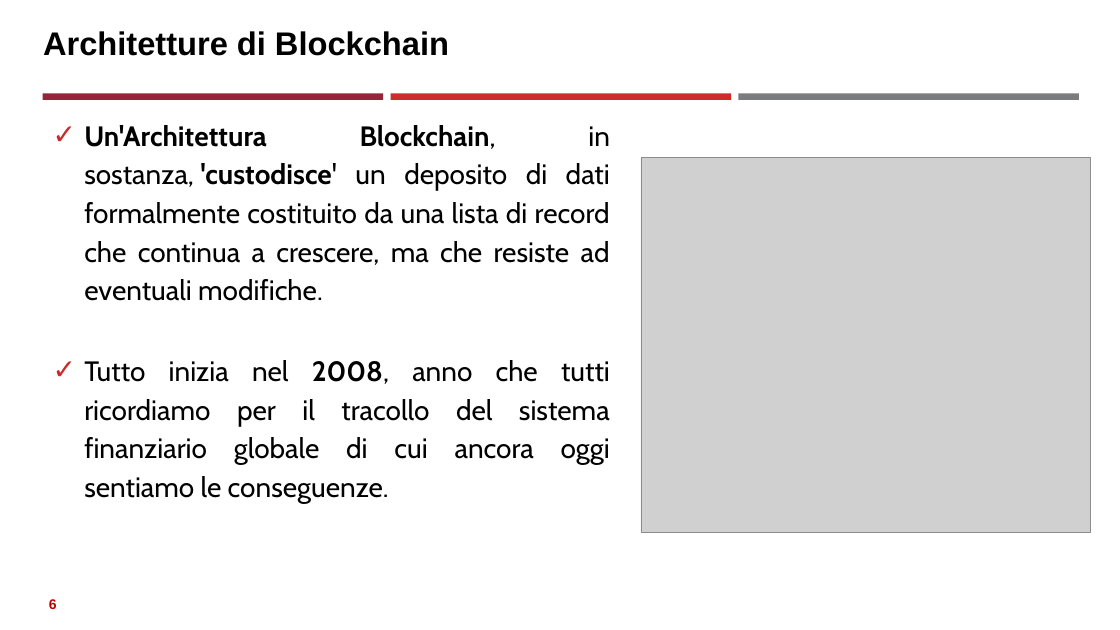
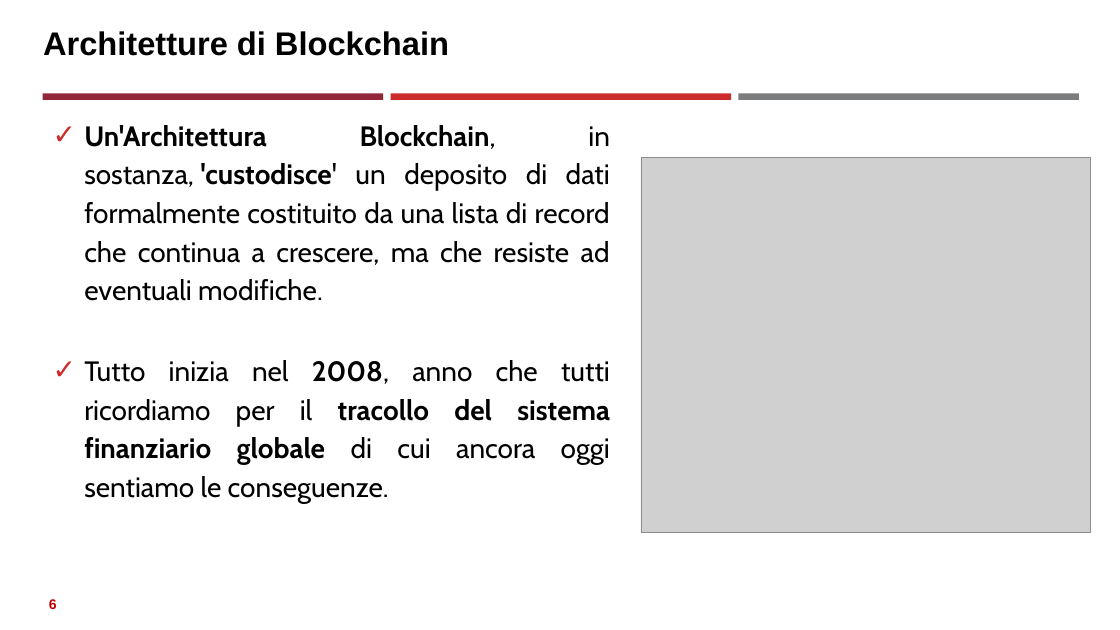
Before and after one commit to neural1977/data_science_interview_material, a slide deck: slide 6 of Assicurazioni/Distributed Ledger Technology_ita.pptx. Drawn at 1120x630 pixels with LibreOffice and Linux fonts; fonts in the diff are those of the drawing; grey boxes stand for pictures. Boxes give left, top, right and bottom in pixels: in the first picture for what was removed or moved away, otherwise in the second. Text is boxed around its words. In the diff, an @@ line names an element or a change of style, - is before the commit and + after.

```diff
--- a/Assicurazioni/Distributed Ledger Technology_ita.pptx
+++ b/Assicurazioni/Distributed Ledger Technology_ita.pptx
@@ text at <box>84,360,610,503</box>: bold on in "tracollo del sistema finanziario globale" @@
```
Also in this commit, not shown: 5 other slides changed, 2 slides added.
